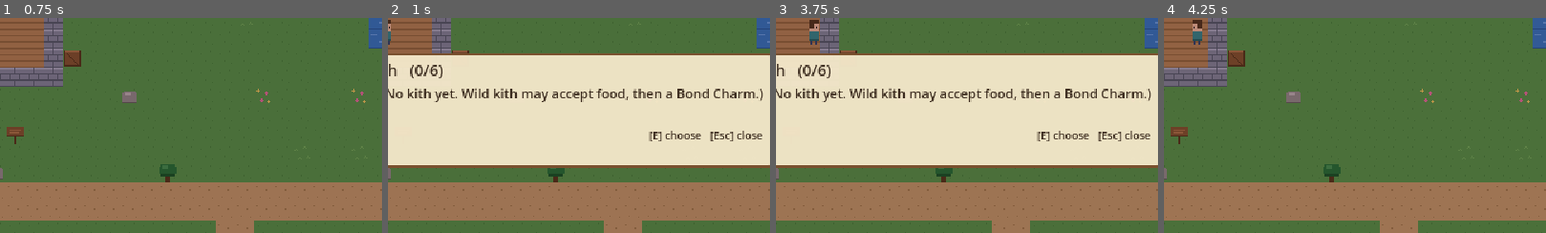
Above: before the commit, frames 1-4 (left to right).
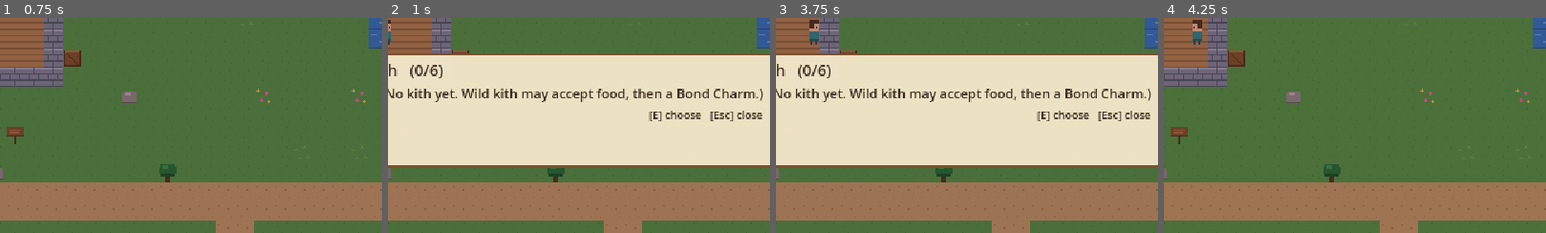
Above: after the commit, the same moments.

Repository: KhrisKiller/Pokemon-Advanced
Game: Godot game, scene res://game/main/main.tscn
Same seed, same stepped clock (60 frames per second), same inputs: the game is played once before the commit and once after it.
Inputs (mouse positions are % of the whole screen's width and height, from its top left):
- Up to frame 1 (0.75 s): tap Enter (ui_accept) at 0.5 s; move the mouse to (72, 45) at 0.52 s; hold D (move_right) from 0.53 s (still down); hold E (interact) from 0.53 s (still down); click (72, 45) at 0.67 s
- Up to frame 2 (1 s): keep holding D (move_right); keep holding E (interact); tap Enter (ui_accept) at 0.77 s; tap K (open_kith) at 0.8 s
- Up to frame 3 (3.75 s): release D (move_right) at 1.25 s; release E (interact) at 1.25 s; tap Enter (ui_accept) at 1.25, 2, 3.5 s; drag from (30, 55) to (16, 22) at 1.27 s; move the mouse to (60, 28) at 2.02 s; hold D (move_right) 2.03-2.75 s; hold Q (cycle_seed) 2.03-2.75 s; tap K (open_kith) at 2.3 s; drag from (45, 70) to (36, 38) at 2.77 s; move the mouse to (80, 65) at 3.52 s; hold A (move_left) from 3.53 s (still down); hold K (open_kith) from 3.53 s (still down)
- Up to frame 4 (4.25 s): keep holding A (move_left); keep holding K (open_kith); tap Enter (ui_accept) at 3.77 s; tap Escape (ui_cancel) at 4.15 s
The pictures show only the part of the screen within x 27-77%, y 28-78%; the shares and areas given below are measured in that part.

Frame 1 is identical in both runs. In frame 2, 1.2% of the frame differs, in the area x 68-98%, y 43-58%; in frame 3, 1.2%; in frame 4, nothing differs.

Commit message:
test: kith, shop and helper in the real game; restart test covers kith
Integration tests for wild kith placement, bonding with the interact
button, the party menu (inspect, feed, active, rename), Pell's shop,
watering while the player is in another map, persistence across map
changes/restart and loading a real Phase 3 save. Restart test bonds,
feeds and names a kith. Screenshot tour shows bonding, menus, shop and
the helper.

fix: wild kith refresh when WorldState is loaded (a bonded spot no longer
reappears after loading while its map is open); never reuse an id of a
saved kith that was skipped.

Co-Authored-By: Claude Opus 5.5 <noreply@anthropic.com>
Claude-Session: https://claude.ai/code/session_01JxLYsFa8pdtuSLCuDWKXJY

Diff:
--- a/game/core/world_state.gd
+++ b/game/core/world_state.gd
@@ -7,6 +7,8 @@
 
 signal flag_changed(flag: StringName, value: Variant)
 signal location_discovered(map_id: StringName)
+## All flags and locations were replaced by a loaded save (no flag_changed per flag).
+signal loaded
 
 const SAVE_VERSION := 1
 
@@ -104,6 +106,7 @@
 	if typeof(discovered) == TYPE_ARRAY:
 		for id: Variant in discovered:
 			_discovered[StringName(str(id))] = true
+	loaded.emit()
 
 
 static func _is_supported_value(value: Variant) -> bool:
--- a/game/kith/world/wild_kith.gd
+++ b/game/kith/world/wild_kith.gd
@@ -23,6 +23,9 @@
 	var species := get_species()
 	if species != null and species.sprite != null:
 		_sprite.texture = species.sprite
+	# Bonded/calm live in WorldState, which a load can replace while this map stays loaded.
+	WorldState.flag_changed.connect(_on_flag_changed)
+	WorldState.loaded.connect(_on_world_loaded)
 	_refresh()
 
 
@@ -63,6 +66,17 @@
 	_refresh()
 
 
+func _on_flag_changed(flag: StringName, _value: Variant) -> void:
+	if flag == KithBonding.bonded_flag(spawn_id) or flag == KithBonding.calm_flag(spawn_id):
+		prompt_changed.emit()
+		_refresh()
+
+
+func _on_world_loaded() -> void:
+	prompt_changed.emit()
+	_refresh()
+
+
 func _refresh() -> void:
 	if not is_inside_tree():
 		return
--- a/game/ui/menus/list_menu.gd
+++ b/game/ui/menus/list_menu.gd
@@ -51,7 +51,7 @@
 	if visible:
 		return
 	_selected = 0
-	_message.text = ""
+	set_message("")
 	show()
 	Clock.request_pause(modal_id)
 	EventBus.modal_opened.emit(modal_id)
@@ -129,6 +129,7 @@
 
 func set_message(text: String) -> void:
 	_message.text = text
+	_message.visible = text != ""
 
 
 # --- for subclasses --------------------------------------------------------------------------
--- /dev/null
+++ b/tests/integration/test_kith_game.gd
@@ -0,0 +1,370 @@
+extends TestCase
+## Kith and the seed shop inside the real game: wild kith on the maps, bonding with the interact
+## button, the party menu (inspect, feed, active, rename), Pell's shop, the watering helper in the
+## existing day transition, and persistence across map changes, restarts and old saves.
+
+const MAIN_SCENE := preload("res://game/main/main.tscn")
+const PHASE3_FIXTURE := "res://tests/fixtures/saves/v2_phase3_before_kith.json"
+const SPRIGMOLE_SPOT := &"farm:38,25"
+
+var main: Main
+
+
+func before_each() -> void:
+	Clock.setup(load("res://data/config/time_config.tres"))
+	Clock.time_scale = 0.0
+	main = _boot()
+	await wait_frames(2)
+
+
+func after_each() -> void:
+	Clock.setup(load("res://data/config/time_config.tres"))
+	Clock.time_scale = 1.0
+
+
+func _boot() -> Main:
+	var m := MAIN_SCENE.instantiate() as Main
+	m.fade_duration = 0.0
+	add_to_root(m)
+	return m
+
+
+func _restart() -> void:
+	main.free()
+	WorldState.reset()
+	Clock.setup(load("res://data/config/time_config.tres"))
+	Clock.time_scale = 0.0
+	main = _boot()
+	await wait_frames(2)
+
+
+func _entities_of_type(map: WorldMap, type: Variant) -> Array[Node]:
+	var found: Array[Node] = []
+	for node in map.entities.get_children():
+		if is_instance_of(node, type):
+			found.append(node)
+	return found
+
+
+func _wild(spawn_id: StringName) -> WildKith:
+	for node in _entities_of_type(main.current_map, WildKith):
+		if (node as WildKith).spawn_id == spawn_id:
+			return node
+	return null
+
+
+func _npc(npc_id: StringName) -> Npc:
+	for node in _entities_of_type(main.current_map, Npc):
+		if (node as Npc).data.id == npc_id:
+			return node
+	return null
+
+
+## Stands just below `target`, facing it, and presses interact.
+func _use(target: Interactable) -> void:
+	main.player.global_position = target.global_position + Vector2(0, 16)
+	main.player.set_facing(Vector2.UP)
+	await wait_physics_frames(3)
+	assert_eq(main.player.probe.current_target, target, "facing %s" % target.name)
+	main.player.try_interact()
+	await wait_frames(1)
+
+
+func _close_messages() -> PackedStringArray:
+	var lines := PackedStringArray()
+	var box := main.hud.message_box
+	while box.is_open():
+		lines.append(box.get_current_line())
+		box.advance()
+	return lines
+
+
+func _sleep() -> PackedStringArray:
+	EventBus.sleep_requested.emit(null)
+	for i in 30:
+		await tree.process_frame
+		if not main.is_transitioning():
+			break
+	return _close_messages()
+
+
+func _press(action: StringName) -> void:
+	var event := InputEventAction.new()
+	event.action = action
+	event.pressed = true
+	Input.parse_input_event(event)
+	await wait_frames(2)
+
+
+func _planted(count: int) -> Array[StringName]:
+	var farm := main.session.farm
+	var ids: Array[StringName] = []
+	for i in count:
+		var id := StringName("farm:%d,23" % (18 + i))
+		farm.till(id)
+		farm.plant(id, ContentDB.get_crop(&"pipweed"))
+		ids.append(id)
+	return ids
+
+
+# --- placement -------------------------------------------------------------------------------
+
+func test_wild_kith_live_in_the_maps() -> void:
+	var catalog: MapCatalog = load("res://data/maps/map_catalog.tres")
+	var expected := {&"farm": [&"sprigmole"], &"forest": [&"bramblehog", &"cindercoot", &"rillet"], &"village": []}
+	for map_id: StringName in expected:
+		var map := catalog.instantiate_map(map_id)
+		add_to_root(map)
+		var species: Array[String] = []
+		for node in _entities_of_type(map, WildKith):
+			var wild := node as WildKith
+			assert_true(String(wild.spawn_id).begins_with("%s:" % map_id), "spawn id %s" % wild.spawn_id)
+			assert_not_null(wild.get_species(), "known species %s" % wild.kith_id)
+			species.append(String(wild.kith_id))
+		species.sort()
+		var want: Array[String] = []
+		for id: StringName in expected[map_id]:
+			want.append(String(id))
+		assert_eq(species, want, "%s wild kith" % map_id)
+
+
+# --- bonding ---------------------------------------------------------------------------------
+
+func test_bonding_a_wild_kith_with_the_interact_button() -> void:
+	var player := main.session.player
+	var wild := _wild(SPRIGMOLE_SPOT)
+	assert_not_null(wild)
+	assert_eq(main.hud.get_kith_text(), "", "no kith yet")
+
+	await _use(wild)
+	var lines := _close_messages()
+	assert_true(lines[0].contains("backs away"), "no food yet: %s" % lines)
+	assert_eq(main.hud.get_prompt_text().contains("Offer food"), true)
+
+	player.inventory.add(&"pipweed", 2)
+	await _use(wild)
+	lines = _close_messages()
+	assert_true(lines[0].contains("eats the Pipweed"), str(lines))
+	assert_eq(player.inventory.count(&"pipweed"), 1, "one favourite food was enough")
+	assert_true(main.hud.get_prompt_text().contains("Bond Charm"), main.hud.get_prompt_text())
+
+	await _use(wild)
+	lines = _close_messages()
+	assert_true(lines[0].contains("joined your party"), str(lines))
+	assert_eq(main.session.kith.size(), 1)
+	var kith := main.session.kith.get_active()
+	assert_eq(kith.species_id, &"sprigmole")
+	assert_eq(kith.origin, SPRIGMOLE_SPOT)
+	assert_eq(player.inventory.count(&"bond_charm"), 2)
+	assert_false(wild.visible, "the bonded kith left its spot")
+	await wait_physics_frames(3)
+	assert_eq(main.player.probe.current_target, null, "nothing left to interact with")
+	assert_true(main.hud.get_kith_text().begins_with("Sprigmole · Trust 10 Unfamiliar"), main.hud.get_kith_text())
+
+
+# --- party menu ------------------------------------------------------------------------------
+
+func test_party_menu_inspect_feed_active_rename() -> void:
+	var roster := main.session.kith
+	var mole := roster.add_new(&"sprigmole")
+	var rillet := roster.add_new(&"rillet")
+	main.session.player.inventory.add(&"pipweed", 2)
+	main.session.player.inventory.add(&"bluecap", 1)
+	var menu := main.hud.kith_menu
+
+	await _press(&"open_kith")
+	assert_true(menu.is_open(), "K opens the party")
+	assert_true(Clock.is_paused())
+	assert_false(main.player.is_control_enabled())
+	assert_eq(menu.get_row_texts().size(), 2)
+	assert_true(menu.get_row_texts()[0].begins_with("★ Sprigmole"), str(menu.get_row_texts()))
+	assert_true(menu.get_detail().contains("Trust 10/100 (Unfamiliar)"), menu.get_detail())
+	assert_true(menu.get_detail().contains("Helper: none"), menu.get_detail())
+
+	await _press(&"ui_down")
+	assert_true(menu.get_detail().contains("waters crops once Trust reaches 25"), menu.get_detail())
+	await _press(&"interact")
+	assert_eq(menu.page, KithMenu.Page.ACTIONS)
+	menu.select(menu.find_row("Feed"))
+	menu.choose()
+	assert_eq(menu.page, KithMenu.Page.FEED)
+	assert_true(menu.get_row_texts()[menu.find_row("Bluecap")].contains("loves it"))
+	assert_true(menu.get_row_texts()[menu.find_row("Pipweed")].contains("will eat"))
+	menu.select(menu.find_row("Bluecap"))
+	menu.choose()
+	assert_true(menu.get_message().contains("Rillet loved the Bluecap! Trust +8 (18"), menu.get_message())
+	assert_eq(main.session.player.inventory.count(&"bluecap"), 0, "consumed from the one bag")
+	menu.select(menu.find_row("Pipweed"))
+	menu.choose()
+	assert_true(menu.get_message().contains("full"), menu.get_message())
+	assert_eq(main.session.player.inventory.count(&"pipweed"), 2, "refused food is kept")
+
+	await _press(&"ui_cancel")
+	assert_eq(menu.page, KithMenu.Page.ACTIONS)
+	menu.select(menu.find_row("Make active"))
+	menu.choose()
+	assert_eq(roster.active_uid, rillet.uid)
+	assert_eq(menu.page, KithMenu.Page.PARTY)
+	assert_true(menu.get_row_texts()[1].begins_with("★ Rillet"))
+
+	menu.select(0)
+	menu.choose()
+	menu.select(menu.find_row("Rename"))
+	menu.choose()
+	assert_eq(menu.page, KithMenu.Page.RENAME)
+	menu.rename("Digby")
+	assert_eq(mole.nickname, "Digby")
+	assert_eq(menu.page, KithMenu.Page.ACTIONS)
+
+	await _press(&"open_kith")
+	assert_false(menu.is_open(), "K closes it again")
+	assert_false(Clock.is_paused())
+	assert_true(main.player.is_control_enabled())
+	assert_true(main.hud.get_kith_text().begins_with("Rillet · Trust 18"), main.hud.get_kith_text())
+
+
+func test_party_menu_opens_empty_and_not_over_other_modals() -> void:
+	var menu := main.hud.kith_menu
+	EventBus.dialogue_requested.emit(PackedStringArray(["Hello."]))
+	assert_false(main.hud.open_kith_menu(), "not while a message is open")
+	_close_messages()
+	assert_true(main.hud.open_kith_menu())
+	assert_true(menu.get_row_texts()[0].contains("No kith yet"))
+	await _press(&"ui_cancel")
+	assert_false(menu.is_open())
+
+
+# --- seed shop -------------------------------------------------------------------------------
+
+func test_buying_seeds_from_pell() -> void:
+	main.change_map(&"village", &"from_farm")
+	await wait_frames(1)
+	var pell := _npc(&"pell")
+	assert_not_null(pell)
+	var player := main.session.player
+	var menu := main.hud.shop_menu
+	var money := player.money
+	var seeds := player.inventory.count(&"emberroot_seed")
+
+	await _use(pell)
+	assert_true(menu.is_open(), "talking to Pell opens the shop")
+	assert_true(WorldState.has_flag(&"met_pell"))
+	assert_true(menu.get_title().begins_with("Pell's Seeds"), menu.get_title())
+	assert_true(Clock.is_paused())
+	var row := menu.find_row("Emberroot Seeds")
+	assert_true(menu.get_row_texts()[row].contains("40 marks"), menu.get_row_texts()[row])
+	menu.select(row)
+	await _press(&"interact")
+	assert_eq(player.money, money - 40)
+	assert_eq(player.inventory.count(&"emberroot_seed"), seeds + 1)
+	assert_true(menu.get_message().begins_with("Bought 1 Emberroot Seeds"), menu.get_message())
+	assert_true(main.hud.get_money_text() == "%d marks" % player.money)
+
+	await _press(&"interact")  # 10 marks left: can't afford another
+	assert_true(menu.get_message().contains("Not enough marks"), menu.get_message())
+	assert_eq(player.inventory.count(&"emberroot_seed"), seeds + 1)
+
+	menu.select(menu.find_row("Leave"))
+	menu.choose()
+	assert_false(menu.is_open())
+	assert_true(main.player.is_control_enabled())
+	assert_false(Clock.is_paused())
+
+
+# --- helper in the daily simulation ----------------------------------------------------------
+
+func test_rillet_waters_the_farm_while_the_player_is_in_the_forest() -> void:
+	var ids := _planted(4)
+	var rillet := main.session.kith.add_new(&"rillet")
+	rillet.trust = 30
+	main.change_map(&"forest", &"from_farm")
+	await wait_frames(1)
+
+	var lines := await _sleep()
+	assert_true(Array(lines).has("Rillet watered 3 plots."), str(lines))
+	var watered := 0
+	for id in ids:
+		if main.session.farm.get_plot(id).watered:
+			watered += 1
+	assert_eq(watered, 3, "daily limit")
+	assert_eq(main.current_map.map_id, &"forest", "the player never moved")
+
+	await _sleep()  # those three grow overnight, then get watered again
+	var grown := 0
+	for id in ids:
+		grown += main.session.farm.get_plot(id).crop.days_grown
+	assert_eq(grown, 3)
+
+
+func test_untrusted_rillet_does_not_help() -> void:
+	_planted(2)
+	main.session.kith.add_new(&"rillet")
+	var lines := await _sleep()
+	for line in lines:
+		assert_false(line.contains("watered"), line)
+
+
+# --- persistence -----------------------------------------------------------------------------
+
+func test_party_survives_map_changes_save_and_restart() -> void:
+	var roster := main.session.kith
+	var a := roster.add_new(&"rillet", 1, &"forest:50,12")
+	var b := roster.add_new(&"cindercoot", 1, &"forest:33,33")
+	a.trust = 52
+	a.fed_today = 1
+	roster.set_nickname(b.uid, "Ember")
+	roster.set_active(b.uid)
+	WorldState.set_flag(KithBonding.bonded_flag(SPRIGMOLE_SPOT))
+	main.change_map(&"village", &"from_farm")
+	main.change_map(&"farm", &"from_village")
+	await wait_frames(1)
+	assert_eq(roster.size(), 2, "map changes don't touch the party")
+	assert_true(main.hud.get_kith_text().begins_with("Ember"))
+	assert_eq(SaveService.save_game(main.save_slot), OK)
+
+	await _restart()
+
+	roster = main.session.kith
+	assert_eq(roster.size(), 2)
+	assert_eq(roster.active_uid, b.uid)
+	assert_eq(roster.get_kith(a.uid).trust, 52)
+	assert_eq(roster.get_kith(a.uid).fed_today, 1)
+	assert_eq(roster.get_kith(a.uid).origin, &"forest:50,12")
+	assert_eq(roster.get_kith(b.uid).nickname, "Ember")
+	assert_true(main.hud.get_kith_text().begins_with("Ember · Trust 10"), main.hud.get_kith_text())
+	assert_false(_wild(SPRIGMOLE_SPOT).visible, "bonded spot stays empty after a restart")
+	assert_ne(roster.add_new(&"bramblehog").uid, a.uid, "ids stay unique after loading")
+
+
+func test_phase3_save_loads_with_an_empty_party_and_starter_charms() -> void:
+	main.free()
+	WorldState.reset()
+	DirAccess.make_dir_recursive_absolute(SaveService.save_dir)
+	DirAccess.copy_absolute(PHASE3_FIXTURE, SaveService.get_slot_path(1))
+	Clock.setup(load("res://data/config/time_config.tres"))
+	Clock.time_scale = 0.0
+	main = _boot()
+	await wait_frames(2)
+
+	var player := main.session.player
+	assert_eq(main.player.global_position, Vector2(352, 360), "position kept")
+	assert_eq(Clock.time.day_index, 1)
+	assert_eq(Clock.time.minute_of_day, 480)
+	assert_eq(player.money, 120, "money kept")
+	assert_eq(player.inventory.count(&"pipweed"), 4, "bag kept")
+	assert_eq(player.inventory.count(&"bluecap_seed"), 2)
+	assert_eq(player.inventory.count(&"bond_charm"), 3, "Phase 4 starter charms granted")
+	var crop := main.session.farm.get_plot(&"farm:18,23").crop
+	assert_eq(crop.crop_id, &"bluecap")
+	assert_eq(crop.days_grown, 1, "farm kept")
+	assert_true(WorldState.has_flag(&"met_tamsin"))
+	assert_eq(main.session.kith.size(), 0, "no kith before Phase 4")
+	assert_true(_wild(SPRIGMOLE_SPOT).visible)
+
+	assert_eq(SaveService.save_game(1), OK)
+	var raw: Dictionary = JSON.parse_string(FileAccess.get_file_as_string(SaveService.get_slot_path(1)))
+	assert_eq(int(raw["sections"]["player_state"]["version"]), PlayerState.SAVE_VERSION)
+	assert_eq(int(raw["sections"]["kith"]["version"]), KithRoster.SAVE_VERSION)
+	await _restart()
+	assert_eq(main.session.player.inventory.count(&"bond_charm"), 3, "granted once, not on every load")
+	assert_eq(main.session.player.money, 120)
--- a/tests/persistence/restart_check.gd
+++ b/tests/persistence/restart_check.gd
@@ -16,6 +16,7 @@
 const EXPECTED_COUNTER := &"restart_check_counter"
 const GROWING_PLOT := &"farm:18,23"  # emberroot, 2 watered days, watered again today
 const HARVESTED_PLOT := &"farm:19,23"  # pipweed harvested into the bag
+const KITH_SPOT := &"forest:50,12"  # wild Rillet, bonded in the write phase
 
 var _failures: PackedStringArray = []
 
@@ -56,6 +57,7 @@
 	_check(Clock.time.day_index == 0, "write phase must start a new game")
 	_check(main.current_map.map_id == &"farm", "new game must start on the farm")
 	_write_farm(main)
+	_write_kith(main)
 	_check(main.change_map(EXPECTED_MAP, &"from_farm"), "could not change map")
 	for i in EXPECTED_DAY:
 		Clock.end_day()
@@ -91,6 +93,45 @@
 		player.cycle_seed()
 
 
+## Bonds the forest Rillet through the real rules (food, then a Bond Charm), feeds it, names it,
+## and adds a second kith that is made active.
+func _write_kith(main: Main) -> void:
+	var player := main.session.player
+	var roster := main.session.kith
+	var rillet := ContentDB.get_kith(&"rillet")
+	player.inventory.add(&"bluecap", 2)
+	for step in 2:  # calm with a favourite food, then the charm
+		var result := KithBonding.perform(rillet, KITH_SPOT, WorldState, player, roster, main.session.kith_config, ContentDB, Clock.time.day_index)
+		_check(result["ok"], "bonding step %d: %s" % [step, result["message"]])
+	var kith := roster.get_active()
+	_check(kith != null and kith.species_id == &"rillet", "rillet bonded")
+	if kith == null:
+		return
+	var fed := KithCare.feed(kith, rillet, &"bluecap", player.inventory, ContentDB, main.session.kith_config)
+	_check(fed["ok"], "feeding: %s" % fed["message"])
+	roster.set_nickname(kith.uid, "Puddle")
+	var mole := roster.add_new(&"sprigmole", 0, &"test")
+	roster.set_active(mole.uid)
+
+
+func _verify_kith(main: Main) -> void:
+	var roster := main.session.kith
+	var config := main.session.kith_config
+	_check(roster.size() == 2, "party size %d" % roster.size())
+	var members := roster.get_members()
+	if members.size() != 2:
+		return
+	var rillet := members[0]
+	_check(rillet.species_id == &"rillet" and rillet.nickname == "Puddle", "rillet identity")
+	_check(rillet.trust == config.starting_trust + config.favourite_food_trust, "rillet trust %d" % rillet.trust)
+	_check(rillet.origin == KITH_SPOT, "rillet origin")
+	_check(rillet.uid != members[1].uid, "unique ids")
+	_check(roster.active_uid == members[1].uid, "active kith")
+	_check(KithBonding.is_bonded(WorldState, KITH_SPOT), "bonded flag")
+	_check(main.session.player.inventory.count(&"bond_charm") == 2, "bond charms %d" % main.session.player.inventory.count(&"bond_charm"))
+	_check(main.hud.get_kith_text().begins_with("Sprigmole · Trust 10"), "HUD kith '%s'" % main.hud.get_kith_text())
+
+
 func _verify_farm(main: Main) -> void:
 	var farm := main.session.farm
 	var player := main.session.player
@@ -123,6 +164,7 @@
 	_check(WorldState.is_discovered(&"farm") and WorldState.is_discovered(EXPECTED_MAP), "discovered locations missing")
 	_check(main.hud.get_clock_text() == Clock.time.format_clock(), "HUD not refreshed after load")
 	_verify_farm(main)
+	_verify_kith(main)
 	SaveService.delete_all_saves()
 
 
--- a/tools/capture_screenshots.gd
+++ b/tools/capture_screenshots.gd
@@ -47,6 +47,7 @@
 	_main.hud.message_box.close()
 
 	await _farm_demo()
+	await _kith_demo()
 
 	# Tour the areas through the real transition flow.
 	await _travel(&"village", &"from_farm")
@@ -56,6 +57,7 @@
 	await _frames(10)
 	await _shot("06_village_plaza")
 	await _talk_to("Tamsin", "06b_talk_tamsin")
+	await _shop_demo()
 	await _travel(&"forest", &"from_farm")
 	await _shot("07_forest_arrival")
 	await _talk_to("Odile", "07b_talk_odile")
@@ -63,6 +65,8 @@
 	_main.player.camera.reset_smoothing()
 	await _frames(10)
 	await _shot("08_forest_pond")
+
+	await _helper_demo()
 
 	_set_time(23 * 60 + 30)
 	await _frames(5)
@@ -111,6 +115,94 @@
 	_main.hud.message_box.close()
 
 
+## Befriends the Sprigmole on the farm (food, then a Bond Charm) and opens the party menu.
+func _kith_demo() -> void:
+	_main.session.player.inventory.add(&"pipweed", 3)  # the demo sold its harvest
+	var wild := _main.current_map.entities.get_node("WildSprigmole_38_25") as Interactable
+	await _face(wild, Vector2(18, 0), Vector2.LEFT)
+	await _shot("17_wild_kith_prompt")
+	_main.player.try_interact()
+	await _frames(5)
+	await _shot("18_wild_kith_fed")
+	_main.hud.message_box.close()
+	await _frames(5)
+	_main.player.try_interact()
+	await _frames(5)
+	await _shot("19_kith_bonded")
+	_main.hud.message_box.close()
+	await _frames(5)
+	var menu := _main.hud.kith_menu
+	_main.hud.open_kith_menu()
+	await _frames(3)
+	await _shot("20_kith_menu")
+	menu.choose()  # actions
+	menu.choose()  # feed
+	menu.select(menu.find_row("Pipweed"))
+	menu.choose()
+	await _frames(3)
+	await _shot("21_kith_fed")
+	menu.close_menu()
+	await _frames(3)
+
+
+func _shop_demo() -> void:
+	var pell := _main.current_map.entities.get_node("Pell") as Interactable
+	await _face(pell, Vector2(0, 18), Vector2.UP)
+	_main.player.try_interact()
+	await _frames(3)
+	var menu := _main.hud.shop_menu
+	menu.select(menu.find_row("Bluecap"))
+	menu.choose()
+	await _frames(3)
+	await _shot("06c_seed_shop")
+	menu.close_menu()
+	await _frames(3)
+
+
+## Bonds the pond Rillet, trusts it enough to help, and sleeps in the forest: it waters the farm.
+func _helper_demo() -> void:
+	var player := _main.session.player
+	player.inventory.add(&"bluecap", 2)
+	var wild := _main.current_map.entities.get_node("WildRillet_50_12") as Interactable
+	await _face(wild, Vector2(18, 0), Vector2.LEFT)
+	await _shot("08b_wild_rillet")
+	for step in 2:
+		_main.player.try_interact()
+		await _frames(3)
+		_main.hud.message_box.close()
+		await _frames(3)
+	var rillet := _main.session.kith.get_active()
+	for kith in _main.session.kith.get_members():
+		if kith.species_id == &"rillet":
+			rillet = kith
+	rillet.trust = 30  # several days of feeding, skipped for the tour
+	for i in 4:
+		var id := StringName("farm:%d,23" % (23 + i))
+		_main.session.farm.till(id)
+		_main.session.farm.plant(id, ContentDB.get_crop(&"pipweed"))
+	EventBus.sleep_requested.emit(null)
+	await get_tree().process_frame
+	while _main.is_transitioning():
+		await get_tree().process_frame
+	await _frames(3)
+	var box := _main.hud.message_box
+	while box.is_open() and not box.get_current_line().contains("watered"):
+		box.advance()
+	await _frames(3)
+	await _shot("08c_helper_watered")
+	box.close()
+	await _frames(3)
+
+
+func _face(target: Node2D, offset: Vector2, facing: Vector2) -> void:
+	_main.player.global_position = target.global_position + offset
+	_main.player.set_facing(facing)
+	_main.player.camera.reset_smoothing()
+	for i in 3:
+		await get_tree().physics_frame
+	await _frames(5)
+
+
 func _use_plot(plot_id: StringName) -> void:
 	for node in _main.current_map.entities.get_children():
 		if node is FarmPlot and node.plot_id == plot_id:
Not shown, added: tests/integration/test_kith_game.gd.uid
